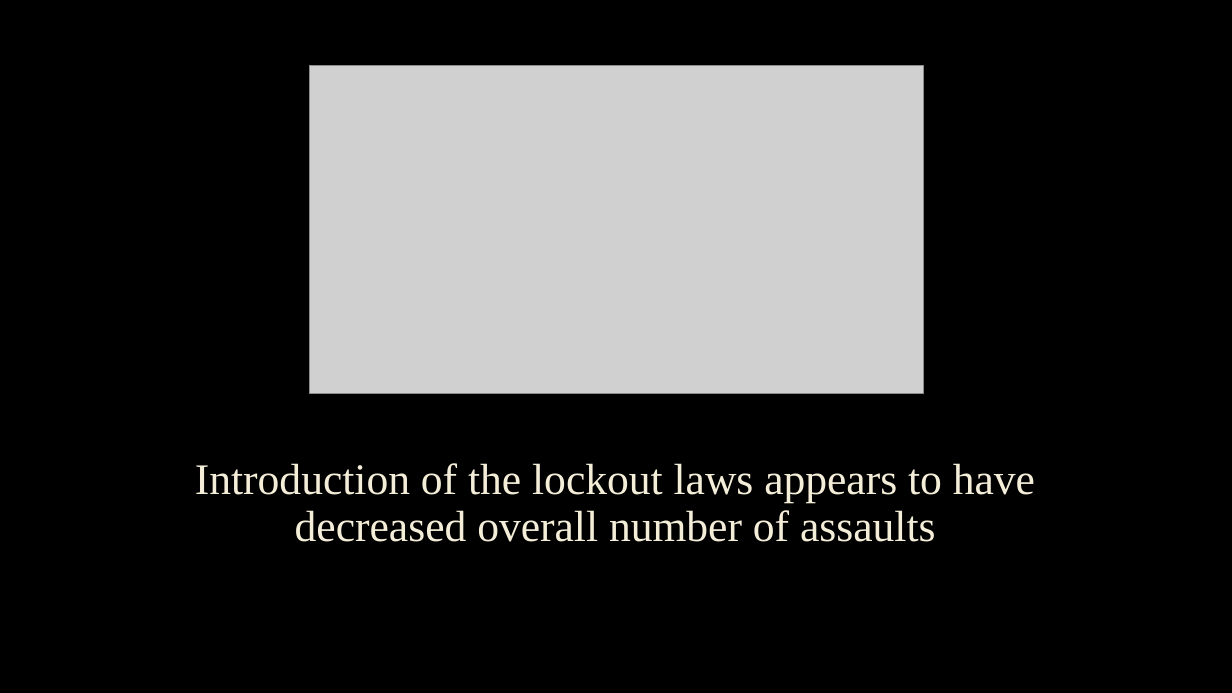
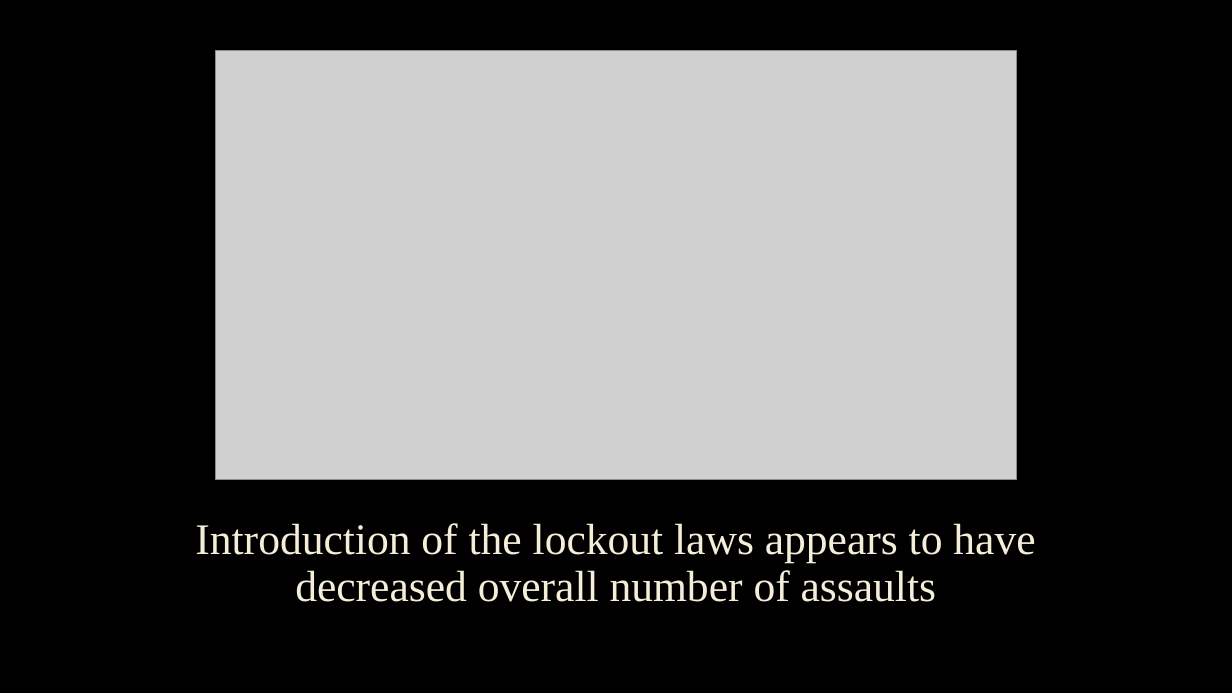
Before and after one commit to sebgiunta/IOD_Mini_Project_1_crimedata, a slide deck: slide 13 of iod_mini_project_crime_data.pptx (slide 12 before the commit). Drawn at 1232x693 pixels with LibreOffice and Linux fonts; fonts in the diff are those of the drawing; grey boxes stand for pictures; background and template pictures are left out. Boxes give left, top, right and bottom in pixels: in the first picture for what was removed or moved away, otherwise in the second. Text is boxed around its words. In the diff, an @@ line names an element or a change of style, - is before the commit and + after.

```diff
--- a/iod_mini_project_crime_data.pptx
+++ b/iod_mini_project_crime_data.pptx
@@ picture: place and size @@
-picture at (310,65,923,393)
+picture at (215,51,1018,480)
@@ title "Introduction of the lockout laws ...": place and size @@
-title "Introduction of the lockout laws ..." at (195,463,1035,542)
+title "Introduction of the lockout laws ..." at (195,523,1035,602)
```
Also in this commit, not shown: 7 other slides changed, 4 slides added, 1 slide removed, 1 other file.
